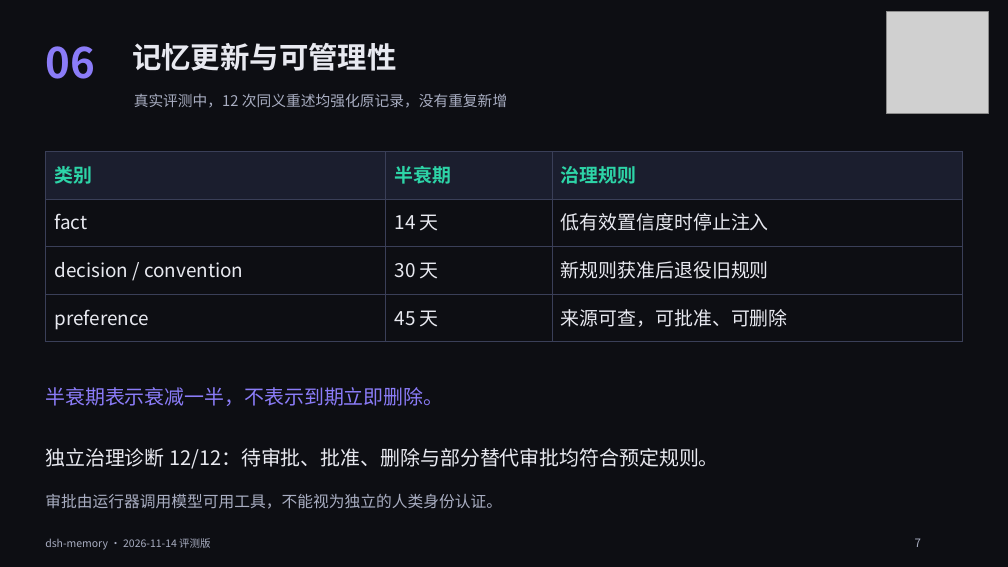
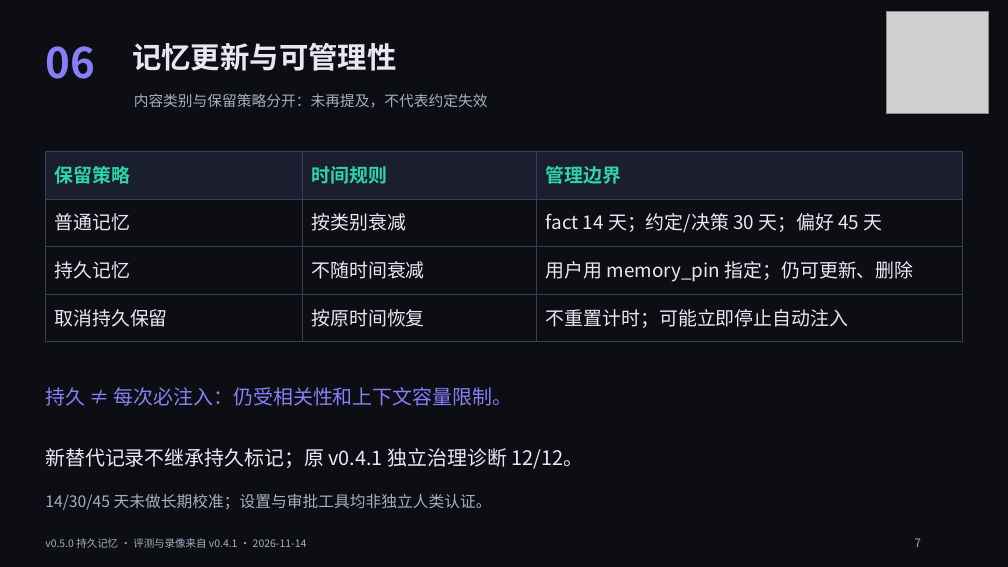
Before and after one commit to ChenYueqi2024/dsh-memory, a slide deck: slide 7 of downloads/dsh-memory-defense.pptx. Drawn at 1008x567 pixels with LibreOffice and Linux fonts; fonts in the diff are those of the drawing; grey boxes stand for pictures. Boxes give left, top, right and bottom in pixels: in the first picture for what was removed or moved away, otherwise in the second. Text is boxed around its words. In the diff, an @@ line names an element or a change of style, - is before the commit and + after.

Commit message:
docs: publish v0.5.0 persistent memory materials with versioned evidence

```diff
--- a/downloads/dsh-memory-defense.pptx
+++ b/downloads/dsh-memory-defense.pptx
@@ text at (x1=134, y1=93, x2=488, y2=107): text changed @@
-真实评测中，12 次同义重述均强化原记录，没有重复新增
+内容类别与保留策略分开：未再提及，不代表约定失效
@@ table at (x1=45, y1=151, x2=963, y2=332) @@
-row 1: 类别 | 半衰期 | 治理规则
+row 1: 保留策略 | 时间规则 | 管理边界
-row 2: fact | 14 天 | 低有效置信度时停止注入
+row 2: 普通记忆 | 按类别衰减 | fact 14 天；约定/决策 30 天；偏好 45 天
-row 3: decision / convention | 30 天 | 新规则获准后退役旧规则
+row 3: 持久记忆 | 不随时间衰减 | 用户用 memory_pin 指定；仍可更新、删除
-row 4: preference | 45 天 | 来源可查，可批准、可删除
+row 4: 取消持久保留 | 按原时间恢复 | 不重置计时；可能立即停止自动注入
@@ text at (x1=45, y1=387, x2=512, y2=406): text changed @@
-半衰期表示衰减一半，不表示到期立即删除。
+持久 ≠ 每次必注入：仍受相关性和上下文容量限制。
@@ text at (x1=45, y1=448, x2=583, y2=469): text changed @@
-独立治理诊断 12/12：待审批、批准、删除与部分替代审批均符合预定规则。
+新替代记录不继承持久标记；原 v0.4.1 独立治理诊断 12/12。
@@ text at (x1=45, y1=494, x2=492, y2=510): text changed @@
-审批由运行器调用模型可用工具，不能视为独立的人类身份认证。
+14/30/45 天未做长期校准；设置与审批工具均非独立人类认证。
@@ text at (x1=45, y1=538, x2=307, y2=548): text changed @@
-dsh-memory · 2026-11-14 评测版
+v0.5.0 持久记忆 · 评测与录像来自 v0.4.1 · 2026-11-14
```
Also in this commit, not shown: 11 other slides changed, 5 other files.
